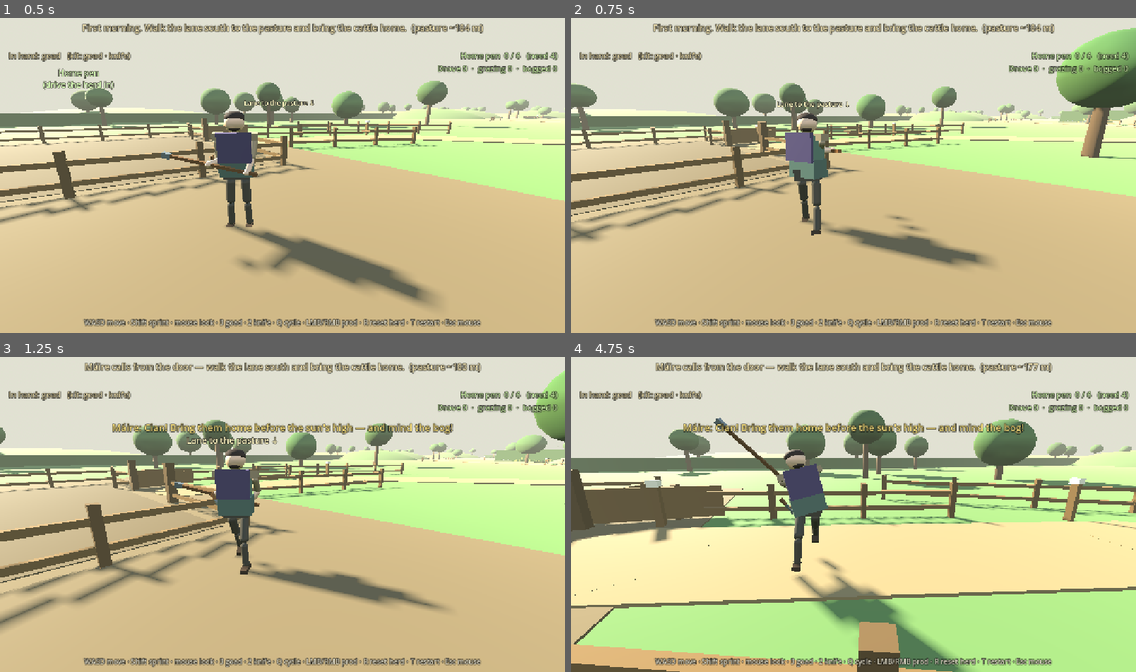
Above: before the commit, frames 1-4 (two rows, left to right).
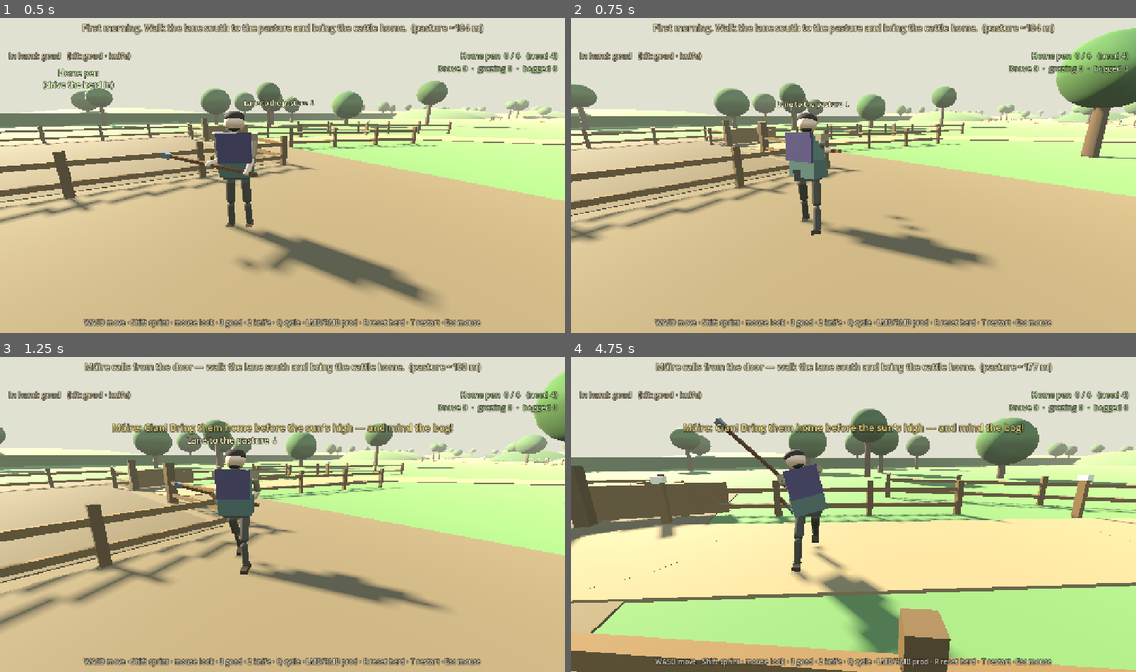
Above: after the commit, the same moments.

Repository: fortins4/devPlayground
Game: Godot game, scene res://scenes/prologue/opening_cattle_drive.tscn
Two runs of this game, one before a commit and one after it. Both use one fixed random seed, a clock stepped at 60 frames per second and the inputs below. This scene is started directly instead of the project's main scene.
Inputs (mouse positions are in pixels of both pictures, inside the frame that each line leads up to):
- Up to frame 1 (0.5 s): no input
- Up to frame 2 (0.75 s): tap Enter at 0.5 s; move the mouse to (881, 172) at 0.52 s; hold W (move_forward) from 0.53 s (still down); hold Right mouse button (attack_heavy) from 0.53 s (still down); click (881, 172) at 0.67 s
- Up to frame 3 (1.25 s): keep holding W (move_forward); keep holding Right mouse button (attack_heavy); tap Space (jump) at 0.77 s
- Up to frame 4 (4.75 s): keep holding W (move_forward); move the mouse to (825, 514) at 1.27 s; release Right mouse button (attack_heavy) at 1.28 s; click (825, 514) at 1.35 s; tap Space (jump) at 1.52, 3.02, 3.77, 4.52 s; move the mouse to (864, 508) at 2.02 s; hold H (band_toggle) 2.03-2.78 s; move the mouse to (847, 517) at 2.77 s; tap Ctrl (crouch) at 2.85 s; click (847, 517) at 2.92 s; move the mouse to (893, 517) at 3.52 s; hold Q (cycle_weapon) 3.53-4.28 s; move the mouse to (808, 508) at 4.27 s; tap E (interact) at 4.35 s

Frame 1 is identical in both runs. In frame 2, 0.2% of the frame differs, in the area x 85-100%, y 29-34%; in frame 3, 0.3%; in frame 4, 19%, in the area x 0-100%, y 16-100%.

Commit message:
fix(prologue): soften hedge banks into berms and broken hedges
Replace west-of-lane rectangular LOS solid boxes and tall pasture bank
lips with staggered elongated hill berms / broken hedge lengths so the
screens read less like greybox walls while still blocking house↔pasture
LOS. Keep saddle lane walkable, mouth gap at PastureMouth, and hill
walk collision.

Diff:
--- a/scripts/prologue/opening_farm_greybox.gd
+++ b/scripts/prologue/opening_farm_greybox.gd
@@ -292,39 +292,52 @@
 	# Near ridge (west/east) — saddle near x≈0–12 at z≈90.
 	_hill(Vector3(-30.0, 0.0, 82.0), 17.0, Vector3(1.35, 0.55, 1.2), C_BANK.lightened(0.08))
 	_hill(Vector3(34.0, 0.0, 102.0), 16.0, Vector3(1.25, 0.52, 1.1), C_GRASS.darkened(0.06))
-	# West-of-lane LOS screen between near and mid ridges (keeps yard from seeing the hollow).
-	_hill(Vector3(-26.0, 0.0, 120.0), 14.0, Vector3(1.25, 0.68, 1.2), C_BANK)
-	_hill(Vector3(-46.0, 0.0, 110.0), 15.0, Vector3(1.2, 0.48, 1.1), C_HEDGE.lightened(0.12))
+	# West-of-lane LOS screen — elongated berms (less greybox blob, still screens yard→hollow).
+	_hill(Vector3(-28.0, 0.0, 118.0), 12.5, Vector3(1.65, 0.72, 0.9), C_BANK)
+	_hill(Vector3(-44.0, 0.0, 112.0), 13.0, Vector3(1.35, 0.46, 0.95), C_HEDGE.lightened(0.12))
 	# Mid ridge — saddle near x≈4–12 at z≈130–142.
 	_hill(Vector3(-38.0, 0.0, 150.0), 19.0, Vector3(1.3, 0.65, 1.25), C_GRASS.darkened(0.05))
 	_hill(Vector3(36.0, 0.0, 132.0), 16.0, Vector3(1.25, 0.52, 1.1), C_BANK.lightened(0.05))
 	# Flanking knolls tuck the pasture hollow; mouth approach stays clear.
 	_hill(Vector3(18.0, 0.0, 178.0), 15.0, Vector3(1.2, 0.5, 1.2), C_BANK)
 	_hill(Vector3(-52.0, 0.0, 190.0), 17.0, Vector3(1.35, 0.48, 1.15), C_GRASS.darkened(0.04))
-	# Hedge ridges west of the boreen — thick screens that kill elevated yard LOS
-	# while leaving the saddle lane (x ≳ -2) open.
-	_solid_box(_gen, Vector3(-20.0, 1.6, 106.0), Vector3(34.0, 3.2, 4.5), C_HEDGE)
-	_solid_box(_gen, Vector3(-22.0, 1.6, 134.0), Vector3(36.0, 3.2, 4.5), C_HEDGE)
+	# Soft berm / broken-hedge ridges west of the boreen (replace hard rectangular screens).
+	# Crest ≈ r * scl.y * 0.45; keep eastern toes west of the saddle lane (x ≳ -2).
+	# Near ridge z≈103–109 — staggered broken lengths + slight double-row for elevated LOS.
+	_hill(Vector3(-34.0, 0.0, 105.0), 9.0, Vector3(1.75, 0.88, 0.58), C_HEDGE)
+	_hill(Vector3(-22.0, 0.0, 107.8), 8.2, Vector3(1.55, 0.86, 0.55), C_BANK.darkened(0.04))
+	_hill(Vector3(-10.0, 0.0, 104.2), 8.0, Vector3(1.4, 0.9, 0.55), C_HEDGE.lightened(0.05))
+	_hill(Vector3(-27.0, 0.0, 102.5), 6.5, Vector3(1.35, 0.78, 0.5), C_HEDGE.darkened(0.04))
+	_hill(Vector3(-15.0, 0.0, 109.0), 6.2, Vector3(1.3, 0.8, 0.48), C_BANK)
+	# Mid ridge z≈131–137
+	_hill(Vector3(-36.0, 0.0, 133.0), 9.5, Vector3(1.7, 0.88, 0.58), C_HEDGE)
+	_hill(Vector3(-23.0, 0.0, 135.8), 8.5, Vector3(1.5, 0.86, 0.55), C_BANK.darkened(0.03))
+	_hill(Vector3(-10.5, 0.0, 132.2), 8.0, Vector3(1.35, 0.9, 0.55), C_HEDGE.lightened(0.06))
+	_hill(Vector3(-29.0, 0.0, 130.5), 6.5, Vector3(1.35, 0.78, 0.5), C_HEDGE.darkened(0.04))
+	_hill(Vector3(-16.0, 0.0, 137.0), 6.2, Vector3(1.3, 0.8, 0.48), C_BANK)
 	# Far screen stays west of Bend8 (−16,164) so the mouth approach stays walkable.
-	_solid_box(_gen, Vector3(-34.0, 1.5, 156.0), Vector3(22.0, 3.0, 3.6), C_HEDGE)
-	# Tall bank lips with a mouth gap at PastureMouth so the drove can enter/leave.
+	_hill(Vector3(-42.0, 0.0, 155.0), 8.0, Vector3(1.55, 0.82, 0.55), C_HEDGE)
+	_hill(Vector3(-31.0, 0.0, 157.5), 7.5, Vector3(1.4, 0.8, 0.52), C_BANK)
+	_hill(Vector3(-36.0, 0.0, 152.5), 6.0, Vector3(1.25, 0.72, 0.48), C_HEDGE.lightened(0.04))
+	# Pasture mouth bank lips — rounded berms with a walkable gap at PastureMouth.
 	var mouth_x := -28.0
 	var path_pts := _path_points()
 	if path_pts.size() > 0:
 		mouth_x = path_pts[-1].x
 	var gap := 5.0
-	# West bank lip (left of mouth).
-	var west_x1 := -43.0
-	var west_x0 := mouth_x - gap
-	if west_x0 > west_x1 + 1.0:
-		_solid_box(_gen, Vector3((west_x1 + west_x0) * 0.5, 1.3, 176.0), Vector3(west_x0 - west_x1, 2.6, 2.6), C_BANK)
-	# East bank lip (right of mouth).
-	var east_x0 := mouth_x + gap
-	var east_x1 := -7.0
-	if east_x1 > east_x0 + 1.0:
-		_solid_box(_gen, Vector3((east_x0 + east_x1) * 0.5, 1.3, 176.0), Vector3(east_x1 - east_x0, 2.6, 2.6), C_BANK)
-	_solid_box(_gen, Vector3(-8.0, 1.2, 192.0), Vector3(2.4, 2.4, 24.0), C_HEDGE)
-	_solid_box(_gen, Vector3(-42.0, 1.2, 192.0), Vector3(2.4, 2.4, 24.0), C_HEDGE)
+	var west_end := mouth_x - gap
+	var east_start := mouth_x + gap
+	# West lip (broken berms; eastern toes stay ≤ west_end).
+	_hill(Vector3(-43.0, 0.0, 175.5), 6.5, Vector3(1.45, 0.85, 0.5), C_BANK)
+	_hill(Vector3(west_end - 5.0, 0.0, 176.8), 5.5, Vector3(1.2, 0.82, 0.48), C_BANK.lightened(0.05))
+	# East lip (broken berms; western toes stay ≥ east_start).
+	_hill(Vector3(east_start + 5.5, 0.0, 176.0), 6.0, Vector3(1.35, 0.85, 0.5), C_BANK)
+	_hill(Vector3(-10.5, 0.0, 177.2), 5.5, Vector3(1.2, 0.8, 0.48), C_HEDGE.lightened(0.08))
+	# Pasture side screens — short broken hedge banks (not continuous greybox walls).
+	_hill(Vector3(-8.0, 0.0, 184.0), 5.5, Vector3(0.45, 0.72, 1.5), C_HEDGE)
+	_hill(Vector3(-8.5, 0.0, 194.0), 5.0, Vector3(0.42, 0.68, 1.3), C_HEDGE.lightened(0.05))
+	_hill(Vector3(-42.0, 0.0, 184.0), 5.5, Vector3(0.45, 0.72, 1.5), C_HEDGE)
+	_hill(Vector3(-41.5, 0.0, 194.0), 5.0, Vector3(0.42, 0.68, 1.3), C_HEDGE.lightened(0.05))
 
 
 func _hill(center: Vector3, radius: float, scl: Vector3, color: Color) -> void:
